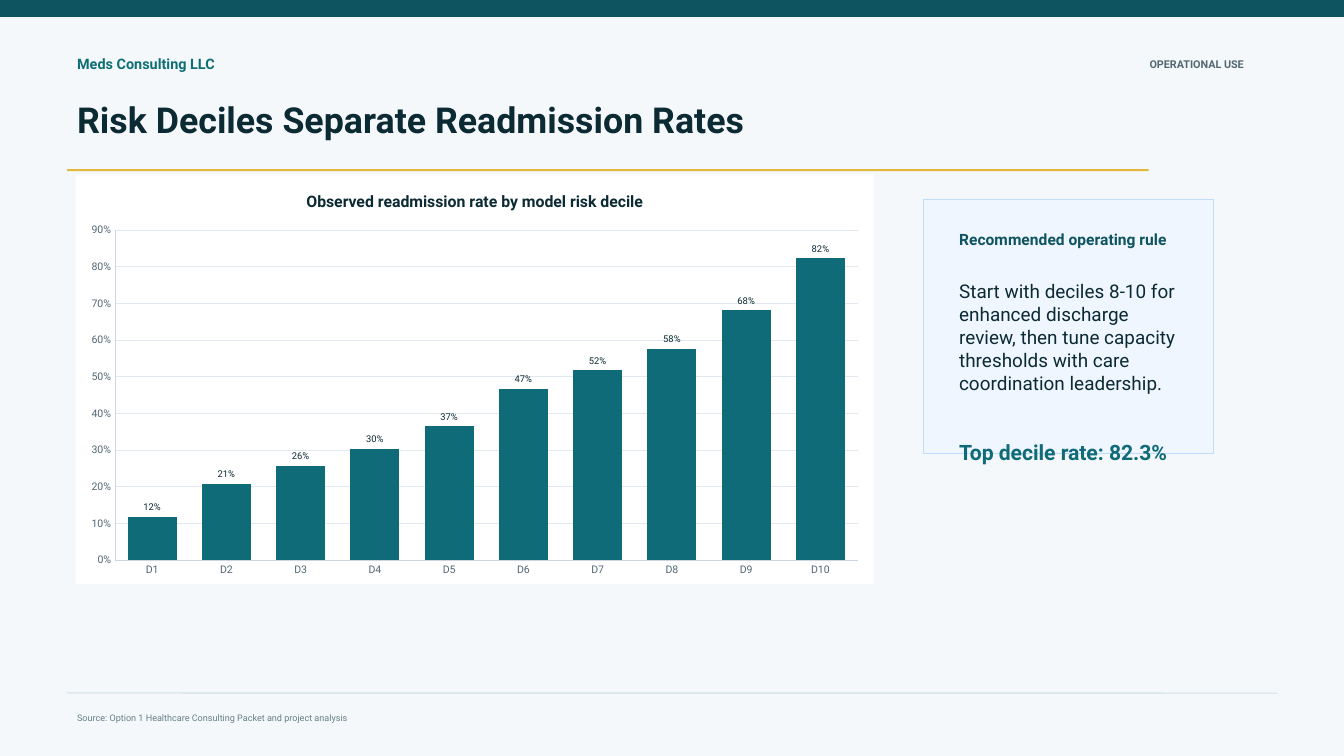
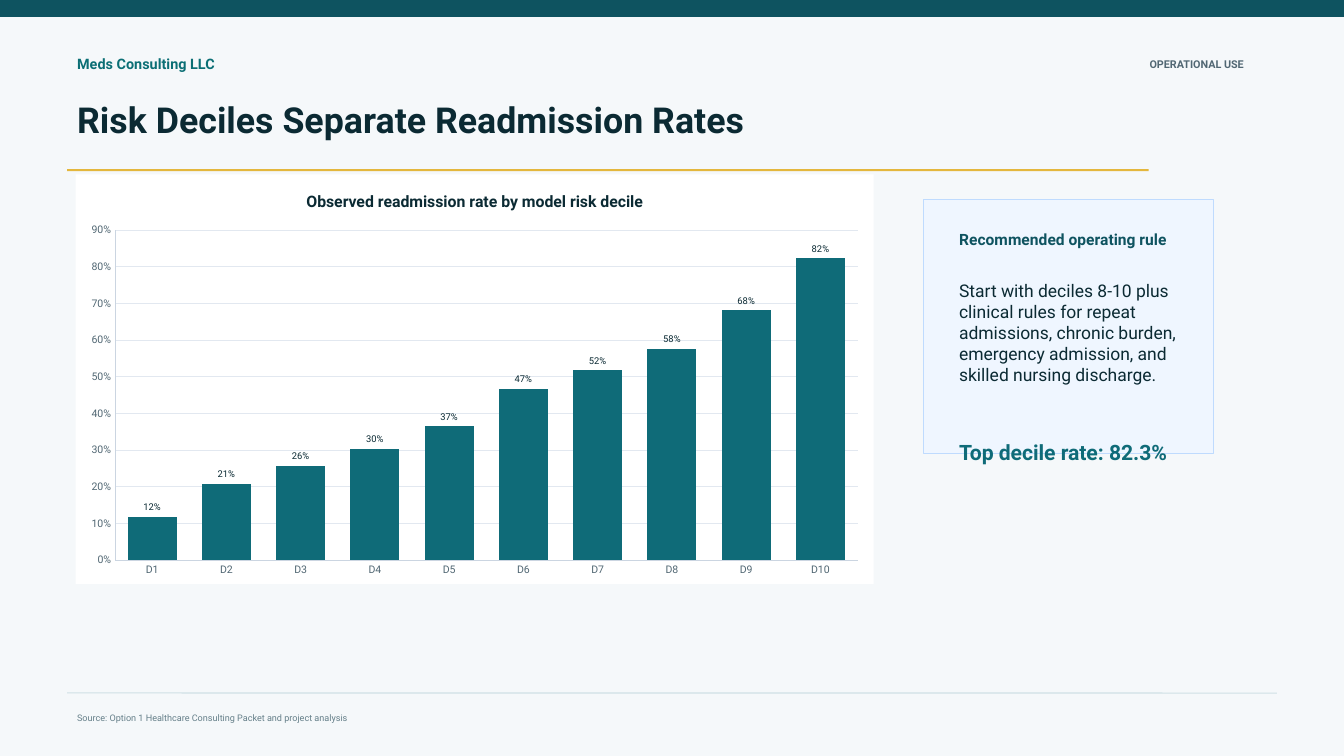
Before and after one commit to BostonSupremeMantou/onsite_project, a slide deck: slide 7 of deliverables/07_executive_board_presentation/final/nhn_readmission_board_presentation.pptx. Drawn at 1344x756 pixels with LibreOffice and Linux fonts; fonts in the diff are those of the drawing. Boxes give left, top, right and bottom in pixels: in the first picture for what was removed or moved away, otherwise in the second. Text is boxed around its words. In the diff, an @@ line names an element or a change of style, - is before the commit and + after.

```diff
--- a/deliverables/07_executive_board_presentation/final/nhn_readmission_board_presentation.pptx
+++ b/deliverables/07_executive_board_presentation/final/nhn_readmission_board_presentation.pptx
@@ text at (959,284,1175,385): text changed; size 13.6 to 12.5 pt @@
-Start with deciles 8-10 for enhanced discharge review, then tune capacity thresholds with care coordination leadership.
+Start with deciles 8-10 plus clinical rules for repeat admissions, chronic burden, emergency admission, and skilled nursing discharge.
```
Also in this commit, not shown: 5 other slides changed, 10 other files.
